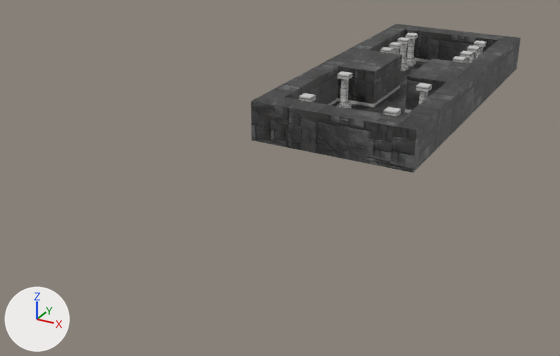
The FBX model Assets/_Project/Meshes/Envi/TempleEnvi.fbx, before and after one commit.
Before and after are seen from a camera (50 mm lens) standing at (46.2, -147.3, 44.1) and looking at (-8.3, -48.3, -5.4). Lighting does not change. The marker at lower left points along +X, +Y and +Z. Where no turn or scale is listed for an object, it has been applied to the vertices. Vertices at the same position are counted once.

In view in the first picture: 'TempleEnvi'.
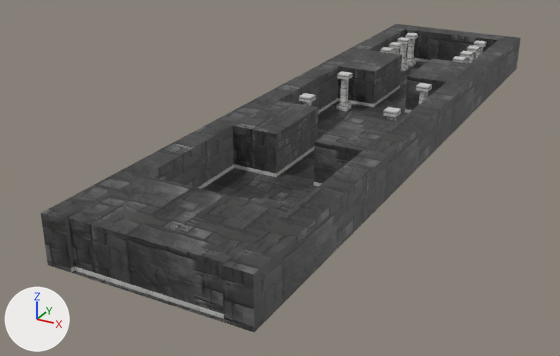
Location of each change, [x1, y1, x2, y2] in pixels of the pictures (560 x 356 px; the box of a moved part takes in the faces that stretch with it):
```json
{"object": "TempleEnvi", "change": "reshaped", "before": [251, 24, 520, 173], "after": [41, 24, 520, 332], "on screen": "78% wider, 106% taller"}
{"part": 1, "of": "me_plane_011", "change": "added", "after": [314, 113, 398, 186]}
{"part": 2, "of": "me_plane_011", "change": "added", "after": [233, 100, 318, 177]}
{"part": 3, "of": "me_plane_011", "change": "added", "after": [68, 175, 289, 319]}
{"part": 4, "of": "me_plane_011", "change": "deleted", "before": [271, 97, 403, 168]}
{"part": 5, "of": "me_plane_011", "change": "moved or reshaped", "before": [251, 24, 520, 173], "after": [41, 24, 520, 332]}
```

Edits to the scene script, one JSON object a line:
```json
{"block": "me_plane_011", "where": "# used by ob_templeenvi; location = (0.0, 0.0, 0.0)"}
{"op": "remove", "block": "me_plane_011", "code": "me_plane_011.from_pydata(...)  # 1974 vertices, 1467 faces; spans x -13.5..13.5, y -48.2..14.3, z 0.0..6.5"}
{"op": "add", "block": "me_plane_011", "code": "me_plane_011.from_pydata(...)  # 2004 vertices, 1483 faces; spans x -13.5..13.5, y -93.1..14.3, z 0.0..6.5"}
{"block": "me_plane_011", "change": "me_plane_011 part 1: the loose piece of 12 vertices spanning x 3.0..10.0, y -23.4..-10.1, z 0.0..6.5 is copied, and the copy is moved by (0.0, -35.7, 0.0); it spans x 3.0..10.0, y -59.1..-45.8, z 0.0..6.5"}
{"block": "me_plane_011", "change": "me_plane_011 part 2: the loose piece of 12 vertices spanning x -10.0..-3.0, y -23.4..-10.1, z 0.0..6.5 is copied, and the copy is moved by (0.0, -35.7, 0.0); it spans x -10.0..-3.0, y -59.1..-45.8, z 0.0..6.5"}
{"block": "me_plane_011", "change": "me_plane_011 part 3: a new loose piece of 16 vertices spanning x -10.0..10.0, y -92.5..-79.3, z 0.0..6.5"}
{"block": "me_plane_011", "change": "me_plane_011 part 4: the loose piece of 10 vertices spanning x -10.0..10.0, y -48.1..-44.0, z 0.0..6.5 is deleted"}
{"block": "me_plane_011", "change": "me_plane_011 part 5"}
{"block": "me_plane_011", "change": "14 vertices are removed from x -13.5..13.5, y -48.2, z 0.0..6.5"}
{"block": "me_plane_011", "change": "15 faces are deleted"}
{"block": "me_plane_011", "change": "2 vertices are added at (10.5, -93.1, 0.0), (-10.5, -93.1, 0.0)"}
{"block": "me_plane_011", "change": "12 new vertices lie (0.0, -107.4, 0.0) away from vertices in x -13.5..13.5, y 14.3, z 0.0..6.5"}
{"block": "me_plane_011", "change": "13 new faces join them, mat_material (picture img_templebricks1_albedo_png)"}
{"block": "me_plane_011", "change": "2 new faces join them, mat_material_001 (picture img_templetrim1_albedo_png)"}
```
